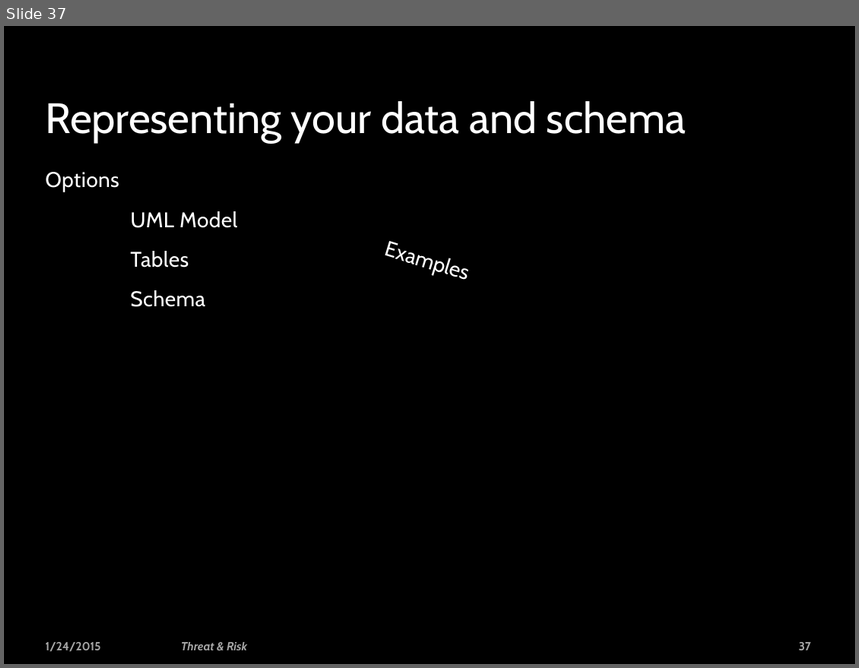
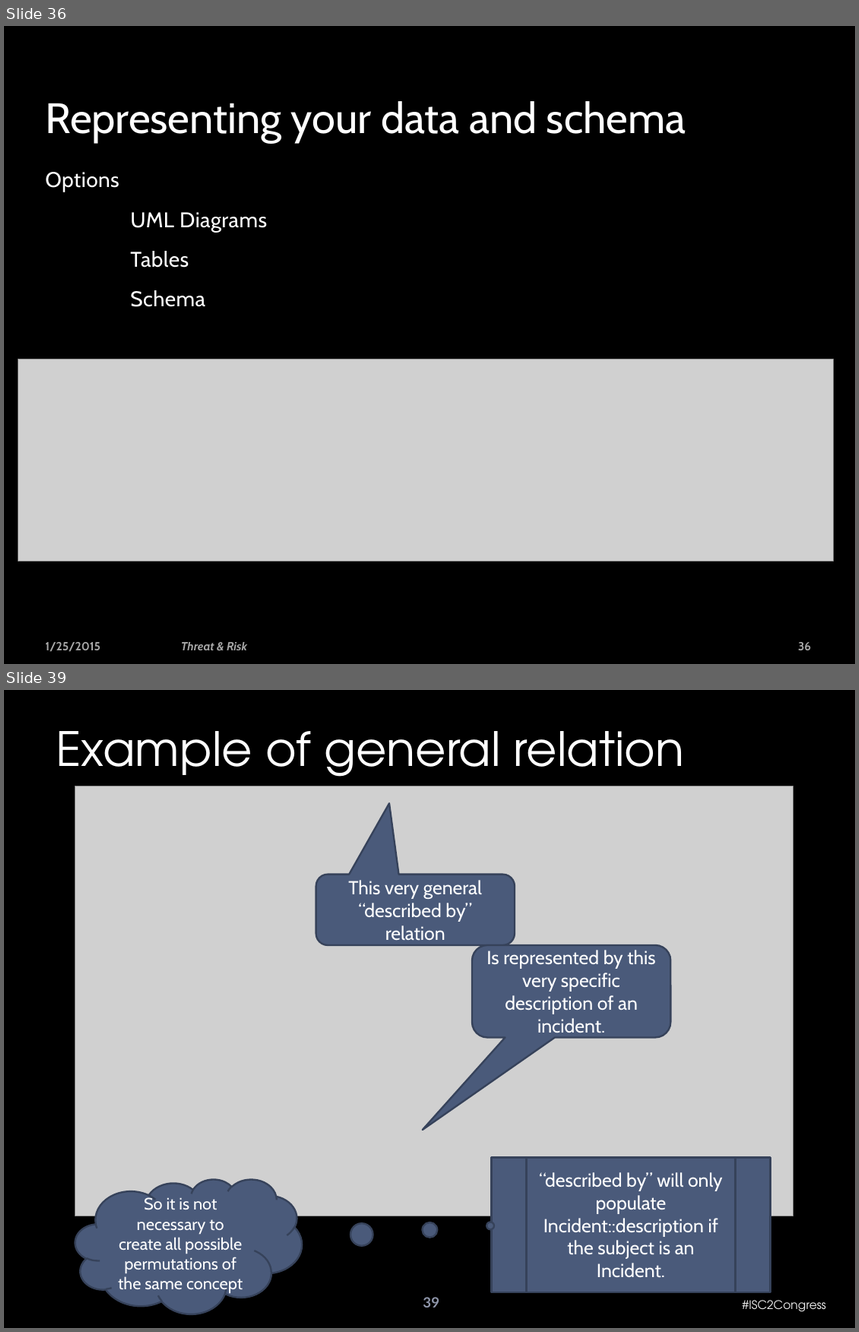
Before and after one commit to omg-threat-modeling/phase1, a slide deck: Team/Threat-risk - face-face.pptx. Shown one above the other, each under a label of ours: slide 37 before the commit, slides 36 and 39 after it; the slides between them are not shown. The pictures are 859x668 and 859x1332 pixels, drawn with LibreOffice and Linux fonts; fonts in the diff are those of the drawing; grey boxes stand for pictures; background and template pictures are left out. Boxes give left, top, right and bottom in pixels: in the first picture for what was removed or moved away, otherwise in the second. Text is boxed around its words. In the diff, an @@ line names an element or a change of style, - is before the commit and + after.

```diff
--- a/Team/Threat-risk - face-face.pptx
+++ b/Team/Threat-risk - face-face.pptx
@@ slide 39 added at box(4, 690, 855, 1328), background picture (left out) @@
@@ title added at box(56, 731, 684, 788), 40 pt, text #FFFFFF @@
+Example of general relation
@@ picture added at box(75, 787, 794, 1216) @@
@@ rounded speech box added at box(316, 875, 515, 945), fill #4A5A7A, outline #37435A 1.5 pt, 16 pt, text #FFFFFF @@
+This very general “described by” relation
@@ rounded speech box added at box(472, 945, 671, 1038), fill #4A5A7A, outline #37435A 1.5 pt, 16 pt, text #FFFFFF @@
+Is represented by this very specific description of an incident.
@@ flow chart predefined process added at box(492, 1158, 771, 1293), fill #4A5A7A, outline #37435A 1.5 pt, 16 pt, text #FFFFFF @@
+“described by” will only populate Incident::description if the subject is an Incident.
@@ thought cloud added at box(75, 1179, 302, 1314), fill #4A5A7A, outline #37435A 1.5 pt, 14 pt, text #FFFFFF @@
+So it is not necessary to create all possible permutations of the same concept
@@ page number added at box(423, 1297, 439, 1308), 12 pt, text #8F96AA, bold @@
+39
@@ text added at box(743, 1300, 826, 1312), 10 pt, text #F2F2F2 @@
+#ISC2Congress
@@ what was slide 37 is now slide 36 @@
@@ slide 36 changed as well @@
@@ text at box(130, 212, 267, 232): text changed @@
-UML Model
+UML Diagrams
@@ text removed at box(373, 229, 593, 325) @@
-Examples
@@ picture added at box(18, 360, 834, 563) @@
@@ text at box(45, 642, 101, 652): text changed @@
-1/24/2015
+1/25/2015
@@ page number at box(798, 642, 811, 651): text changed @@
-37
+36
```
Also in this commit, not shown: 36 other slides changed, 15 other slides added, 1 slide removed, 5 other files.
